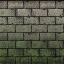
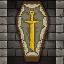
Layer changes from the first 64×64 image to the second:
added group "Group 1" with 28 layers over (0, 0, 64, 64)
hid "Layer 5 copy", moved it into group "Group 1" over (0, 0, 64, 5)
hid "Layer 5", moved it into group "Group 1" over (0, 0, 64, 5)
hid "Layer 4", moved it into group "Group 1" over (0, 0, 64, 64)
hid "Layer 3 copy", moved it into group "Group 1" over (0, 0, 64, 22)
hid "Layer 3", moved it into group "Group 1", painted on it over (0, 0, 64, 64)
added group "Inset_Algar" with 6 layers in group "Group 1" over (7, 0, 56, 64)
added layer "sword" in group "Inset_Algar" over (25, 11, 39, 51)
added layer "Layer 15" in group "Inset_Algar" over (21, 8, 42, 51)
added layer "coffin_opened" in group "Inset_Algar" over (16, 1, 49, 62)
added layer "Coffin" in group "Inset_Algar" over (16, 1, 49, 62)
added layer "Layer 14" (74%) in group "Inset_Algar" over (7, 0, 56, 64)
added layer "Layer 13" in group "Inset_Algar" over (7, 0, 56, 64)
hid "Layer 2", moved it into group "Group 1", painted on it, masked it over (0, 0, 64, 64)
moved "Layer 1" into group "Group 1", painted on it over (0, 0, 64, 64)
